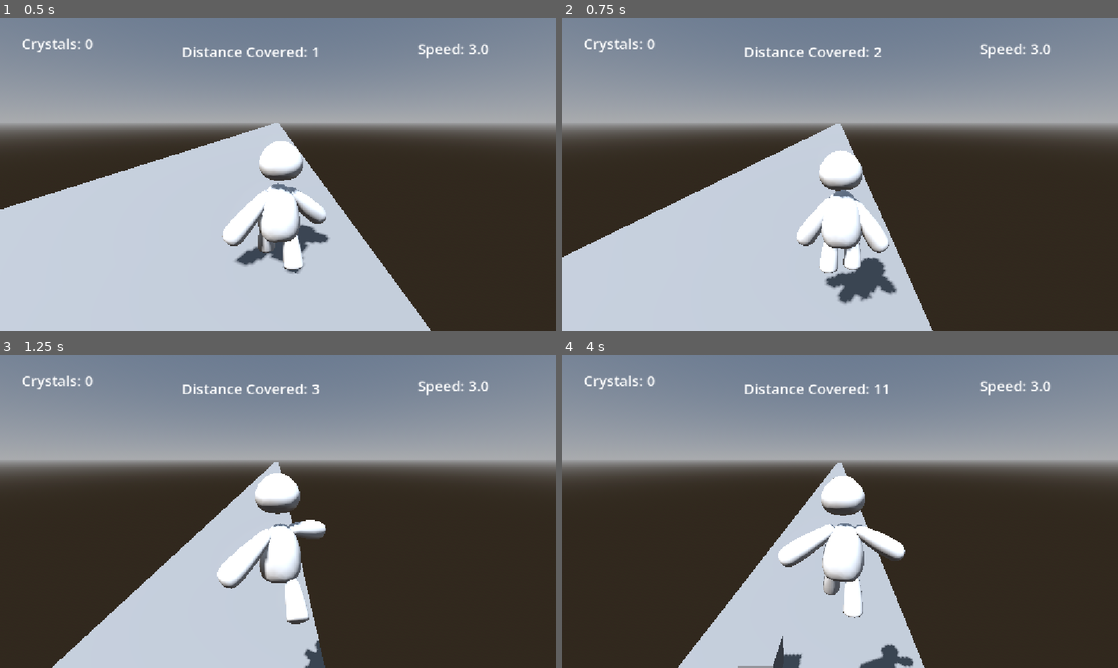
Above: before the commit, frames 1-4 (two rows, left to right).
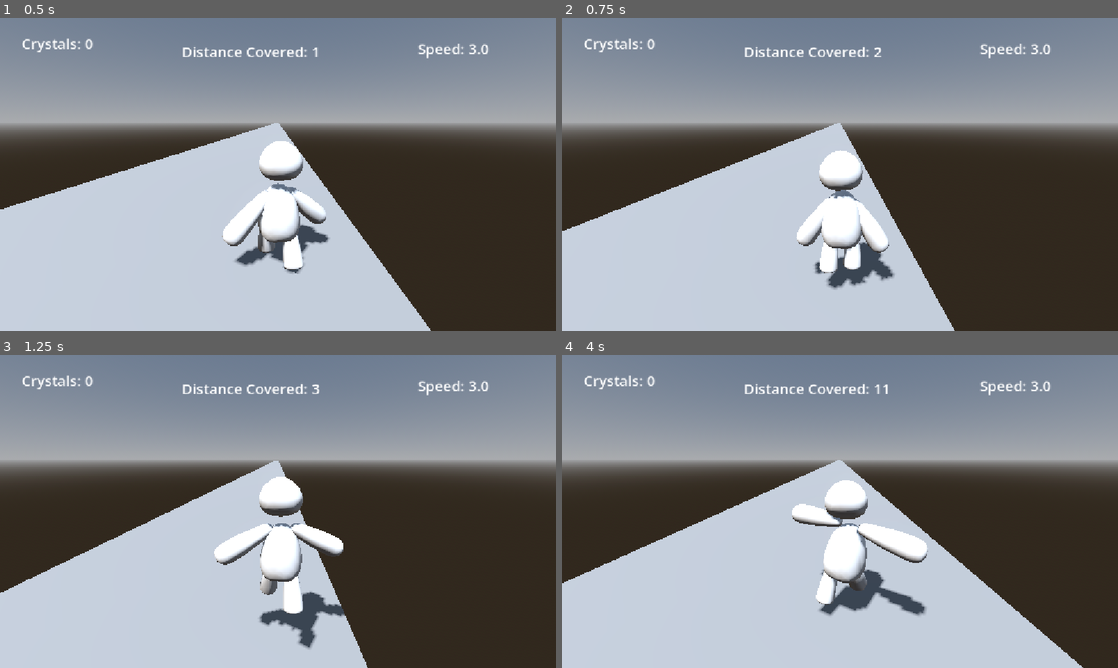
Above: after the commit, the same moments.

Repository: TheAbdullahSaleem/Runner
Game: Godot game, scene res://Scenes/Main.tscn
Same seed, same stepped clock (60 frames per second), same inputs: the game is played once before the commit and once after it.
Inputs (mouse positions are in pixels of both pictures, inside the frame that each line leads up to):
- Up to frame 1 (0.5 s): no input
- Up to frame 2 (0.75 s): tap Enter at 0.5 s; move the mouse to (962, 158) at 0.52 s; hold Right (right) from 0.53 s (still down); tap Space (jump) at 0.6 s; click (962, 158) at 0.67 s
- Up to frame 3 (1.25 s): keep holding Right (right); tap Space (jump) at 0.77, 1.07 s
- Up to frame 4 (4 s): move the mouse to (728, 527) at 1.27 s; release Right (right) at 1.28 s; hold Down 1.28-2.03 s; tap Alt at 1.35, 3.6 s; tap Space (jump) at 1.52, 1.55, 1.82, 2.3, 2.85, 3.02, 3.32, 3.77, 3.8 s; move the mouse to (895, 442) at 2.02 s; hold Right (right) 2.03-2.78 s; tap Shift at 2.1 s; move the mouse to (812, 574) at 2.77 s; hold Up 2.78-3.53 s; click (812, 574) at 2.92 s; move the mouse to (1006, 558) at 3.52 s; hold Left (left) from 3.53 s (still down)

Frame 1 is identical in both runs. In frame 2, 4.4% of the frame differs, in the area x 0-71%, y 33-100%; in frame 3, 15%; in frame 4, 27%, in the area x 0-94%, y 33-100%.

Commit message:
Added another powerup its jump powerup

Diff:
--- a/Scenes/Main.tscn
+++ b/Scenes/Main.tscn
@@ -28,8 +28,6 @@
 
 [node name="Player" parent="." unique_id=1728798874 instance=ExtResource("1_r150o")]
 transform = Transform3D(1, 0, 0, 0, 1, 0, 0, 0, 1, -2.1464276, 0, 0)
-speed = null
-boosted_speed = null
 
 [node name="CSGBox3D" type="CSGBox3D" parent="." unique_id=1037971797]
 transform = Transform3D(1, 0, 0, 0, 1, 0, 0, 0, 1, 0, -0.1427381, 0)
@@ -43,5 +41,9 @@
 autostart = true
 
 [node name="Timer2" type="Timer" parent="." unique_id=288887583]
-wait_time = 3.0
+wait_time = 209.0
 autostart = true
+
+[node name="Timer3" type="Timer" parent="." unique_id=1493424127]
+wait_time = 79.0
+autostart = true
--- a/Scenes/Speed_powerup.tscn
+++ b/Scenes/Speed_powerup.tscn
@@ -3,6 +3,9 @@
 [ext_resource type="Script" uid="uid://bsyf3hu4w8nxu" path="res://Scripts/Speed_powerup.gd" id="1_fijcr"]
 
 [sub_resource type="BoxShape3D" id="BoxShape3D_kf11u"]
+
+[sub_resource type="StandardMaterial3D" id="StandardMaterial3D_jxero"]
+albedo_color = Color(0, 1, 1, 1)
 
 [sub_resource type="BoxMesh" id="BoxMesh_nl1qf"]
 
@@ -13,6 +16,7 @@
 shape = SubResource("BoxShape3D_kf11u")
 
 [node name="MeshInstance3D" type="MeshInstance3D" parent="." unique_id=2071009725]
+material_override = SubResource("StandardMaterial3D_jxero")
 mesh = SubResource("BoxMesh_nl1qf")
 
 [connection signal="body_entered" from="." to="." method="_on_body_entered"]
--- /dev/null
+++ b/Scenes/jump_powerup.tscn
@@ -0,0 +1,22 @@
+[gd_scene format=3 uid="uid://ri1lackoaov2"]
+
+[ext_resource type="Script" uid="uid://cnhcqldmxxrvu" path="res://Scripts/jump_powerup.gd" id="1_r34pa"]
+
+[sub_resource type="BoxShape3D" id="BoxShape3D_kf11u"]
+
+[sub_resource type="StandardMaterial3D" id="StandardMaterial3D_fijcr"]
+albedo_color = Color(0.2775381, 5.873234e-05, 0.28250903, 1)
+
+[sub_resource type="BoxMesh" id="BoxMesh_nl1qf"]
+
+[node name="Jump_powerup" type="Area3D" unique_id=1193938432]
+script = ExtResource("1_r34pa")
+
+[node name="CollisionShape3D" type="CollisionShape3D" parent="." unique_id=1073083949]
+shape = SubResource("BoxShape3D_kf11u")
+
+[node name="MeshInstance3D" type="MeshInstance3D" parent="." unique_id=2071009725]
+material_override = SubResource("StandardMaterial3D_fijcr")
+mesh = SubResource("BoxMesh_nl1qf")
+
+[connection signal="body_entered" from="." to="." method="_on_body_entered"]
--- a/Scripts/Player.gd
+++ b/Scripts/Player.gd
@@ -11,6 +11,8 @@
 
 @export var speed : int = 3
 @export var boosted_speed : int = 5
+@export var jump : int = 5
+@export var boosted_jump : int = 10
 
 func handle_anim(delta):
 	match current_anim:
@@ -48,15 +50,13 @@
 		velocity.y -= 9.8*delta
 		if velocity.y < 0:
 			current_anim = FALL
-	if Input.is_action_just_pressed("jump") and is_on_floor():
-		velocity.y = 10
-		current_anim = JUMP
 	if Input.is_action_just_pressed("right"):
 		cur_lane = max(cur_lane - 1 , 0)
 	if Input.is_action_just_pressed("left"):
 		cur_lane = min(cur_lane + 1 , 3)
 	if velocity == Vector3.ZERO:
 		current_anim =IDLE
+
 	if Globals.speed_powerup:
 		velocity.z = boosted_speed
 		anim_tree.set("parameters/TimeScale/scale",2)
@@ -66,4 +66,15 @@
 		Globals.speed_powerup = false
 		anim_tree.set("parameters/TimeScale/scale",1.5)
 		velocity.z = speed
+
+	if Input.is_action_just_pressed("jump") and is_on_floor():
+		if Globals.jump_powerup:
+			velocity.y = boosted_jump
+			Globals.jump_powerup_timer -= delta
+
+		if Globals.jump_powerup_timer <= 0.2:
+			Globals.jump_powerup = false
+			velocity.y = jump
+		current_anim = JUMP
+
 	move_and_slide()
--- a/Scripts/globals.gd
+++ b/Scripts/globals.gd
@@ -5,6 +5,9 @@
 var player_speed : float
 var distance_covered : int = 0
 @export var boost_durtion : float = 30.0
+var jump_powerup : bool = false
+var jump_powerup_timer := 0.0
+
 
 # Called when the node enters the scene tree for the first time.
 func _ready() -> void:
@@ -17,3 +20,6 @@
 func activate_speedpup():
 	speed_powerup = true
 	speed_powerup_timer = boost_durtion
+func activate_jumppup():
+	jump_powerup = true
+	jump_powerup_timer = boost_durtion
--- /dev/null
+++ b/Scripts/jump_powerup.gd
@@ -0,0 +1,18 @@
+
+extends Area3D
+
+
+# Called when the node enters the scene tree for the first time.
+func _ready() -> void:
+	pass # Replace with function body.
+
+
+# Called every frame. 'delta' is the elapsed time since the previous frame.
+func _process(delta: float) -> void:
+	pass
+
+
+func _on_body_entered(body: Node3D) -> void:
+	if body.is_in_group("player"):
+		Globals.activate_jumppup()
+		queue_free()
--- a/Scripts/main.gd
+++ b/Scripts/main.gd
@@ -1,13 +1,17 @@
 extends Node3D
 var crystal := preload("res://Scenes/Crystals.tscn")
 var speed_powerup := preload("res://Scenes/Speed_powerup.tscn")
+var jump_powerup := preload("res://Scenes/jump_powerup.tscn")
+
 @onready var timer: Timer = $Timer
 @onready var timer_2: Timer = $Timer2
+@onready var timer_3: Timer = $Timer3
 @onready var player: CharacterBody3D = $Player
 # Called when the node enters the scene tree for the first time.
 func _ready() -> void:
 	timer.timeout.connect(spawning_crystal)
 	timer_2.timeout.connect(spawning_speedpowerup)
+	timer_3.timeout.connect(spawning_jumppowerup)
 
 # Called every frame. 'delta' is the elapsed time since the previous frame.
 func _process(delta: float) -> void:
@@ -23,3 +27,8 @@
 	add_child(speed_powerup_instance)
 	var lane = (randi_range(0,3) - 1.5) * 2
 	speed_powerup_instance.global_position = Vector3(lane,1.1,player.global_position.z+5)
+func spawning_jumppowerup() -> void :
+	var jump_powerup_instance = jump_powerup.instantiate()
+	add_child(jump_powerup_instance)
+	var lane = (randi_range(0,3) - 1.5) * 2
+	jump_powerup_instance.global_position = Vector3(lane,1.1,player.global_position.z+5)
Not shown, added: Scripts/jump_powerup.gd.uid
